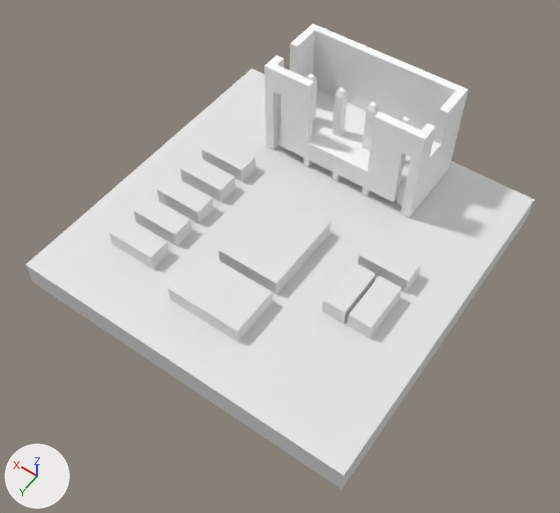
One commit to the Blender file Gove_UV.blend: the scene before it, then after it.
The view is the same before and after, from a camera (50 mm lens) standing at (-15.5, 22.5, 33.5) and looking at (-0.7, 1.8, 0.9). Lighting does not change. The marker at lower left points along +X, +Y and +Z.

Before the edit, the objects in view are built like this:
```python
ob_cube = bpy.data.objects.new('Cube', me_cube)
ob_cube.location = (0.0, 0.0, 0.0)
ob_cube.scale = (10.0, 10.0, 0.8)
ob_cube_001 = bpy.data.objects.new('Cube.001', me_cube_001)
ob_cube_001.location = (-0.11, 1.36, 1.3)
ob_cube_001.scale = (1850.0, 2500.0, 500.0)
ob_cube_002 = bpy.data.objects.new('Cube.002', me_cube_002)
ob_cube_002.location = (-6.59, 1.88, 1.3)
ob_cube_002.scale = (1850.0, 2500.0, 500.0)
ob_cube_003 = bpy.data.objects.new('Cube.003', me_cube_003)
ob_cube_003.location = (-5.07, 1.88, 1.3)
ob_cube_003.scale = (1850.0, 2500.0, 500.0)
ob_cube_004 = bpy.data.objects.new('Cube.004', me_cube_004)
ob_cube_004.location = (-5.83, -0.76, 1.3)
ob_cube_004.rotation_euler = (0.0, 0.0, 1.571)  # degrees (0, 0, 90)
ob_cube_004.scale = (1850.0, 2500.0, 500.0)
ob_cube_005 = bpy.data.objects.new('Cube.005', me_cube_005)
ob_cube_005.location = (5.74, -2.09, 1.3)
ob_cube_005.rotation_euler = (0.0, 0.0, 1.571)  # degrees (0, 0, 90)
ob_cube_005.scale = (1850.0, 2500.0, 500.0)
ob_cube_006 = bpy.data.objects.new('Cube.006', me_cube_006)
ob_cube_006.location = (5.74, -0.16, 1.3)
ob_cube_006.rotation_euler = (0.0, 0.0, 1.571)  # degrees (0, 0, 90)
ob_cube_006.scale = (1850.0, 2500.0, 500.0)
ob_cube_007 = bpy.data.objects.new('Cube.007', me_cube_007)
ob_cube_007.location = (5.74, 3.74, 1.3)
ob_cube_007.rotation_euler = (0.0, 0.0, 1.571)  # degrees (0, 0, 90)
ob_cube_007.scale = (1850.0, 2500.0, 500.0)
ob_cube_010 = bpy.data.objects.new('Cube.010', me_cube_010)
ob_cube_010.location = (0.1, 5.83, 1.3)
ob_cube_010.rotation_euler = (0.0, 0.0, 1.571)  # degrees (0, 0, 90)
ob_cube_010.scale = (1850.0, 2500.0, 500.0)
# also in view: 'Cube.009' at (5.7, 5.7, 1.3); 'Cube.008' at (5.7, 1.8, 1.3); 'obj1' at (0.0, -7.0, 2.3)
```
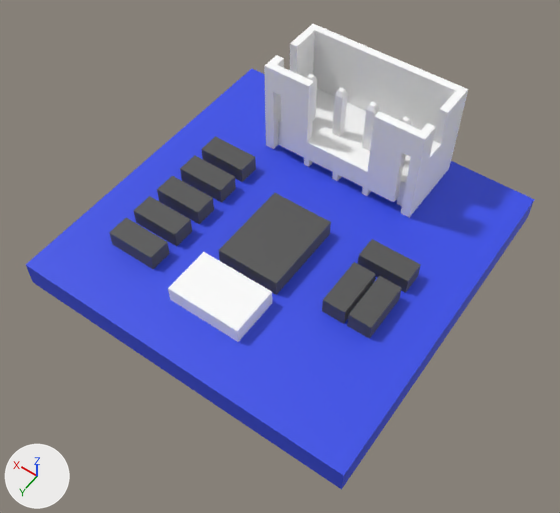
The change in detail:
Material 'Material' (mat_material) changes colour from white #e7e7e7 to blue #364ce7; in linear values from (0.8, 0.8, 0.8) to (0.0367, 0.0731, 0.801).
Material 'Material.001' (mat_material_001) is new.
Its base color is (0.0885, 0.0885, 0.0885) (dark grey #545454).
me_cube_001 has 8 vertices, 6 faces and spans x -0.001..0.001, y -0.001..0.001, z -0.001..0.001.
me_cube_001 now uses material mat_material_001 (dark grey #545454).
me_cube_002 has 8 vertices, 6 faces and spans x -0.00035..0.00035, y -0.00058..0.00058, z -0.001..0.001.
me_cube_002 now uses material mat_material_001 (dark grey #545454).
me_cube_003 has 8 vertices, 6 faces and spans x -0.00035..0.00035, y -0.00058..0.00058, z -0.001..0.001.
me_cube_003 now uses material mat_material_001 (dark grey #545454).
me_cube_004 has 8 vertices, 6 faces and spans x -0.00035..0.00035, y -0.00058..0.00058, z -0.001..0.001.
me_cube_004 now uses material mat_material_001 (dark grey #545454).
me_cube_005 has 8 vertices, 6 faces and spans x -0.00035..0.00035, y -0.00058..0.00058, z -0.001..0.001.
me_cube_005 now uses material mat_material_001 (dark grey #545454).
me_cube_006 has 8 vertices, 6 faces and spans x -0.00035..0.00035, y -0.00058..0.00058, z -0.001..0.001.
me_cube_006 now uses material mat_material_001 (dark grey #545454).
me_cube_007 has 8 vertices, 6 faces and spans x -0.00035..0.00035, y -0.00058..0.00058, z -0.001..0.001.
me_cube_007 now uses material mat_material_001 (dark grey #545454).
me_cube_008 has 8 vertices, 6 faces and spans x -0.00035..0.00035, y -0.00058..0.00058, z -0.001..0.001.
me_cube_008 now uses material mat_material_001 (dark grey #545454).
me_cube_009 has 8 vertices, 6 faces and spans x -0.00035..0.00035, y -0.00058..0.00058, z -0.001..0.001.
me_cube_009 now uses material mat_material_001 (dark grey #545454).

Changed parts and their boxes (x1, y1, x2, y2) in the pictures (560 x 513 px):
'Cube', recoloured (white to blue)
    both: (26, 69, 535, 490)
'Cube.001', recoloured (white to grey)
    both: (219, 193, 331, 295)
'Cube.002', recoloured
    both: (347, 276, 402, 339)
'Cube.004', recoloured
    both: (358, 239, 421, 293)
'Cube.003', recoloured (white to grey)
    both: (322, 262, 376, 324)
'Cube.009', recoloured
    both: (109, 218, 169, 269)
'Cube.007', recoloured
    both: (134, 196, 192, 246)
'Cube.008', recoloured
    both: (157, 176, 214, 224)
'Cube.006', recoloured
    both: (180, 155, 236, 203)
'Cube.005', recoloured
    both: (202, 136, 256, 182)
